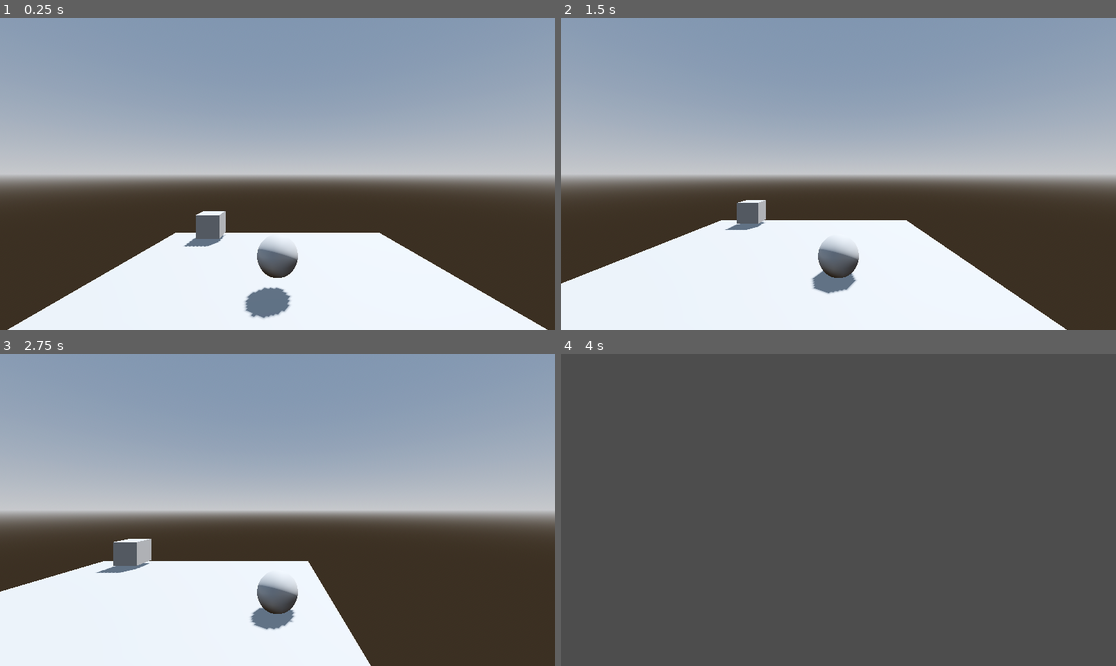
Above: before the commit, frames 1-4 (two rows, left to right).
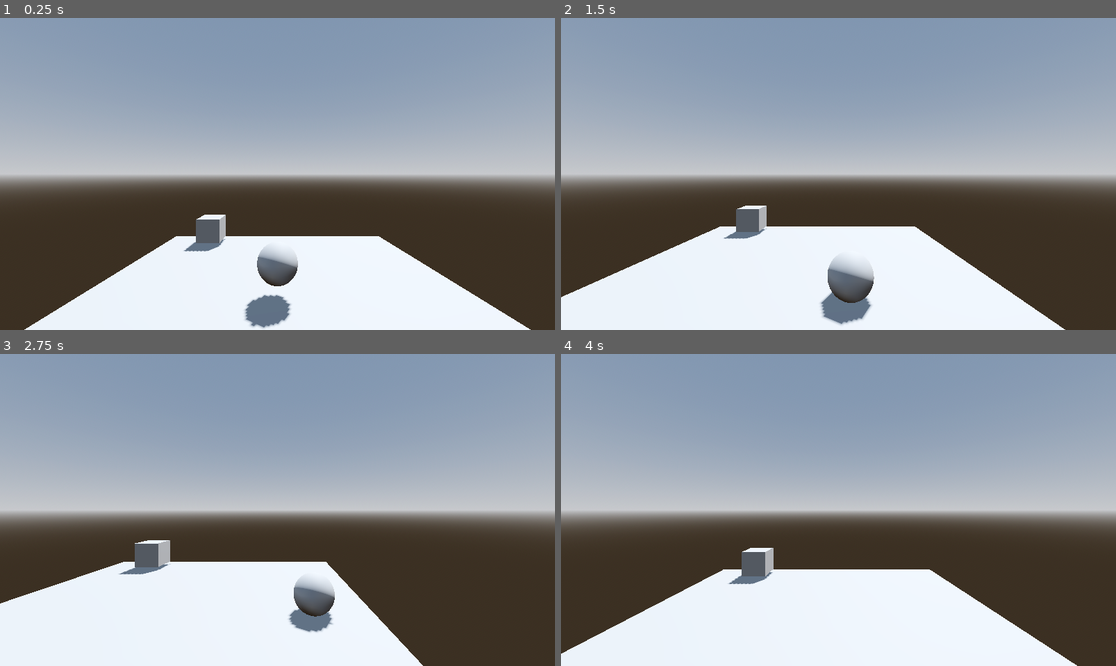
Above: after the commit, the same moments.

Repository: fazilhus/mantis-crab
Game: Godot game, scene res://scenes/game.tscn
Same seed, same stepped clock (60 frames per second), same inputs: the game is played once before the commit and once after it.
Inputs:
- Up to frame 1 (0.25 s): no input
- Up to frame 2 (1.5 s): tap Enter (ui_accept) at 0.5, 0.77 s; hold Right (ui_right) 0.53-1.28 s; hold Down (ui_down) from 1.28 s (still down)
- Up to frame 3 (2.75 s): tap Enter (ui_accept) at 1.52, 2 s; release Down (ui_down) at 2.03 s; hold Right (ui_right) from 2.03 s (still down)
- Up to frame 4 (4 s): release Right (ui_right) at 2.78 s; hold Up (ui_up) 2.78-3.53 s; tap Enter (ui_accept) at 3.02, 3.5, 3.77 s; hold Left (ui_left) from 3.53 s (still down)

The runs differ from the first frame. In frame 1, 3.3% of the frame differs, in the area x 1-99%, y 61-100%; in frame 2, 4.0%; in frame 3, 5.9%; in frame 4, 97%, in the area x 0-100%, y 0-100%.

Commit message:
camera controller

Diff:
--- /dev/null
+++ b/scenes/camera.tscn
@@ -0,0 +1,6 @@
+[gd_scene load_steps=2 format=3 uid="uid://kfy5fpdqcjg"]
+
+[ext_resource type="Script" path="res://scripts/camera.gd" id="1_p8dkr"]
+
+[node name="MainCamera" type="Camera3D"]
+script = ExtResource("1_p8dkr")
--- /dev/null
+++ b/scenes/camera_gimble.tscn
@@ -0,0 +1,7 @@
+[gd_scene load_steps=2 format=3 uid="uid://cs22jtctwayv5"]
+
+[ext_resource type="Script" path="res://scripts/camera_gimble.gd" id="1_wvjtg"]
+
+[node name="CameraGimble" type="Node3D"]
+transform = Transform3D(1, 0, 0, 0, 1, 0, 0, 0, 1, 0, 2, 5)
+script = ExtResource("1_wvjtg")
--- a/scenes/camera_manager.tscn
+++ b/scenes/camera_manager.tscn
@@ -1,3 +1,10 @@
-[gd_scene format=3 uid="uid://c3bfqn4ncyen1"]
+[gd_scene load_steps=3 format=3 uid="uid://c3bfqn4ncyen1"]
+
+[ext_resource type="Script" path="res://scripts/camera_manager.gd" id="1_i0gqw"]
+[ext_resource type="PackedScene" uid="uid://kfy5fpdqcjg" path="res://scenes/camera.tscn" id="2_ls8y8"]
 
 [node name="CameraManager" type="Node"]
+script = ExtResource("1_i0gqw")
+
+[node name="MainCamera" parent="." instance=ExtResource("2_ls8y8")]
+unique_name_in_owner = true
--- a/scenes/game.tscn
+++ b/scenes/game.tscn
@@ -23,8 +23,8 @@
 unique_name_in_owner = true
 player_pkd = ExtResource("4_e07go")
 
+[node name="CameraManager" parent="." instance=ExtResource("6_3aln5")]
+
 [node name="Respawn_Timer" type="Timer" parent="."]
 unique_name_in_owner = true
 wait_time = 0.5
-
-[node name="CameraManager" parent="." instance=ExtResource("6_3aln5")]
--- a/scenes/player_character.tscn
+++ b/scenes/player_character.tscn
@@ -1,7 +1,7 @@
 [gd_scene load_steps=5 format=3 uid="uid://cwv1w4n568vrw"]
 
 [ext_resource type="Script" path="res://scripts/player_character.gd" id="1_w7rqf"]
-[ext_resource type="Environment" uid="uid://brg3g0uv71dbg" path="res://resources/world_environment.tres" id="2_bvyv1"]
+[ext_resource type="PackedScene" uid="uid://cs22jtctwayv5" path="res://scenes/camera_gimble.tscn" id="2_c3q04"]
 
 [sub_resource type="SphereMesh" id="SphereMesh_t8ixl"]
 
@@ -16,8 +16,5 @@
 [node name="CollisionShape3D" type="CollisionShape3D" parent="."]
 shape = SubResource("SphereShape3D_iukbm")
 
-[node name="CameraGimble_Node3D" type="Node3D" parent="."]
-transform = Transform3D(1, 0, 0, 0, 1, 0, 0, 0, 1, 0, 2, 5)
-
-[node name="Camera3D" type="Camera3D" parent="CameraGimble_Node3D"]
-environment = ExtResource("2_bvyv1")
+[node name="CameraGimble" parent="." instance=ExtResource("2_c3q04")]
+unique_name_in_owner = true
--- a/scripts/SignalBuss.gd
+++ b/scripts/SignalBuss.gd
@@ -6,6 +6,7 @@
 signal checkpoit_triggered(checkpoint: Checkpoint)
 
 signal spawn_player(root: Node, spawn_point: SpawnPoint)
+signal player_spawned(player: PlayerCharacter)
 signal player_died()
 signal bubble_release(power: float)
 #signalbuss for signals between objects
--- /dev/null
+++ b/scripts/camera.gd
@@ -0,0 +1,21 @@
+class_name Camera
+extends Camera3D
+
+@export var speed : float = 4.8
+
+var target : CameraGimble = null
+var initialized : bool = false
+
+func _ready():
+	pass
+
+func init_camera(gimble : CameraGimble) -> void:
+	target = gimble
+	initialized = true
+	global_position = target.global_position
+	global_rotation = target.global_rotation
+
+func _process(delta):
+	if target != null:
+		global_position = lerp(global_position, target.global_position, delta * speed)
+		global_rotation = lerp(global_rotation, target.global_rotation, delta * speed)
--- /dev/null
+++ b/scripts/camera_gimble.gd
@@ -0,0 +1,8 @@
+class_name CameraGimble
+extends Node3D
+
+func _ready():
+	pass
+
+func _process(_delta):
+	pass
--- a/scripts/camera_manager.gd
+++ b/scripts/camera_manager.gd
@@ -1,11 +1,21 @@
+class_name CameraManager
 extends Node
 
+@onready var main_camera : Camera = %MainCamera
 
-# Called when the node enters the scene tree for the first time.
 func _ready():
-	pass # Replace with function body.
+	SignalBuss.player_spawned.connect(_on_player_spawned)
+	SignalBuss.player_died.connect(_on_player_died)
 
+func _process(_delta):
+	pass
 
-# Called every frame. 'delta' is the elapsed time since the previous frame.
-func _process(delta):
-	pass
+func _on_player_spawned(player: PlayerCharacter) -> void:
+	if main_camera.initialized:
+		main_camera.target = player.camera_gimble
+		return
+
+	main_camera.init_camera(player.camera_gimble)
+
+func _on_player_died() -> void:
+	main_camera.target = null
--- a/scripts/player_character.gd
+++ b/scripts/player_character.gd
@@ -1,5 +1,7 @@
 class_name PlayerCharacter
 extends CharacterBody3D
+
+@onready var camera_gimble : CameraGimble = %CameraGimble
 
 const SPEED = 5.0
 const JUMP_VELOCITY = 4.5
@@ -11,9 +13,12 @@
 var stamina: int = STAMINA_MAX
 var is_grabbing : bool = false
 var can_grab : bool = false
+
 func _ready():
 	SignalBuss._can_grab.connect(_can_grab)
 	SignalBuss.bubble_release.connect(on_bubble_release)
+
+	SignalBuss.player_spawned.emit(self)
 
 func _physics_process(delta: float) -> void:
 	# Add the gravity.
